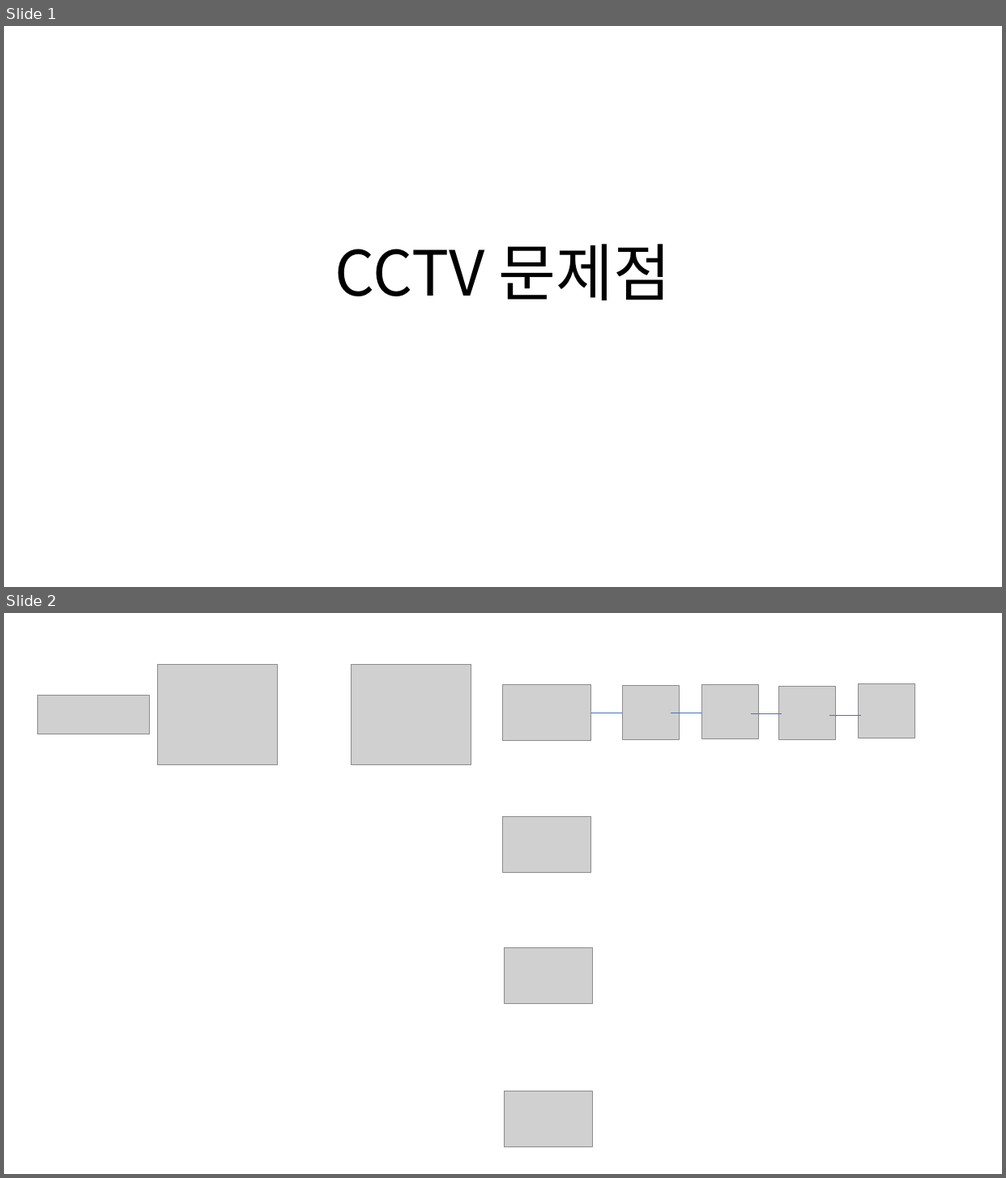
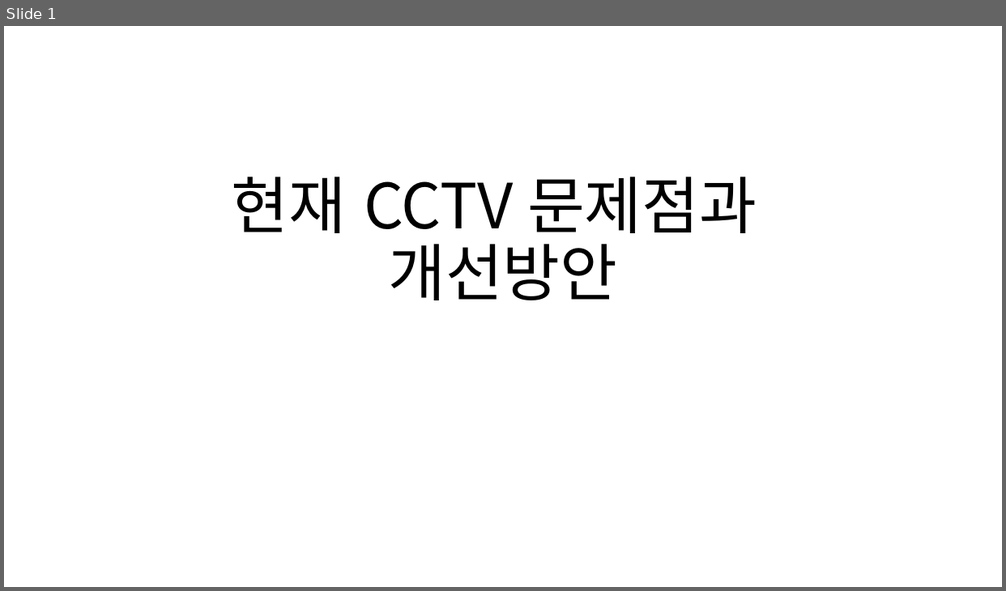
Before and after one commit to an9383/React_Guro_2025, a slide deck: ppt/CCTV/CCTV 문제점.pptx. Shown one above the other, each under a label of ours: slides 1 and 2 before the commit, slide 1 after it. The pictures are 1006x1178 and 1006x591 pixels, drawn with LibreOffice and Linux fonts; fonts in the diff are those of the drawing; grey boxes stand for pictures. Boxes give left, top, right and bottom in pixels: in the first picture for what was removed or moved away, otherwise in the second. Text is boxed around its words. In the diff, an @@ line names an element or a change of style, - is before the commit and + after.

```diff
--- a/ppt/CCTV/CCTV 문제점.pptx
+++ b/ppt/CCTV/CCTV 문제점.pptx
@@ slide 2 removed at [4,613,1002,1174], background #FFFFFF @@
@@ picture removed at [157,665,277,765] @@
@@ picture removed at [351,665,471,765] @@
@@ picture removed at [503,685,592,741] @@
@@ picture removed at [701,685,759,739] @@
@@ picture removed at [859,684,916,738] @@
@@ picture removed at [38,696,149,735] @@
@@ picture removed at [622,686,680,739] @@
@@ picture removed at [779,687,836,740] @@
@@ line removed from (591, 713) to (622, 713) @@
@@ line removed from (671, 713) to (701, 713) @@
@@ line removed from (751, 714) to (782, 714) @@
@@ line removed from (829, 715) to (861, 715) @@
@@ picture removed at [503,816,592,873] @@
@@ picture removed at [504,948,592,1003] @@
@@ picture removed at [504,1092,592,1148] @@
@@ slide 1 changed as well @@
@@ title at [232,177,756,301]: text changed @@
-CCTV 문제점
+현재 CCTV 문제점과
+개선방안
```
Also in this commit, not shown: 8 slides added.
